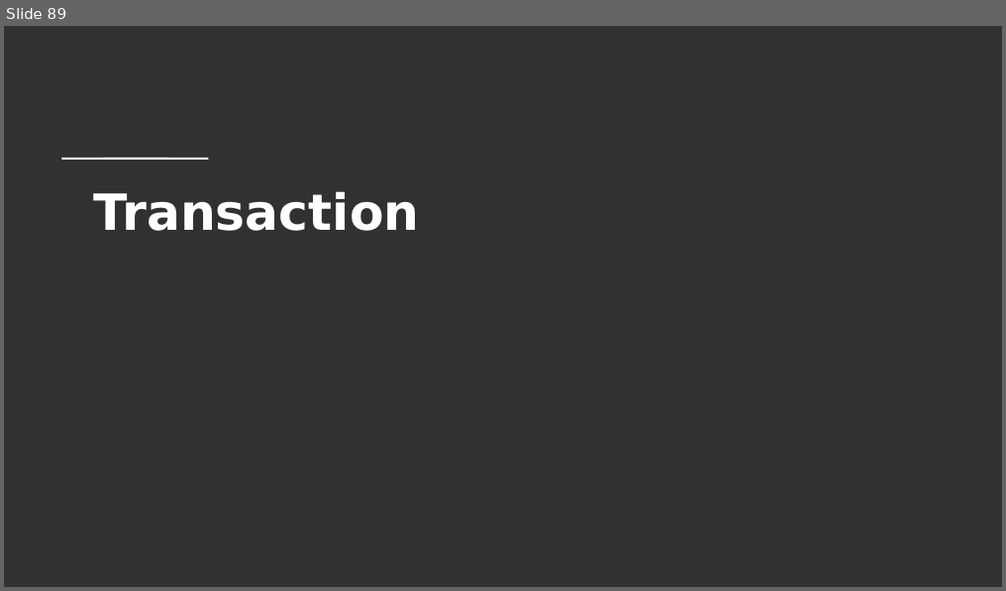
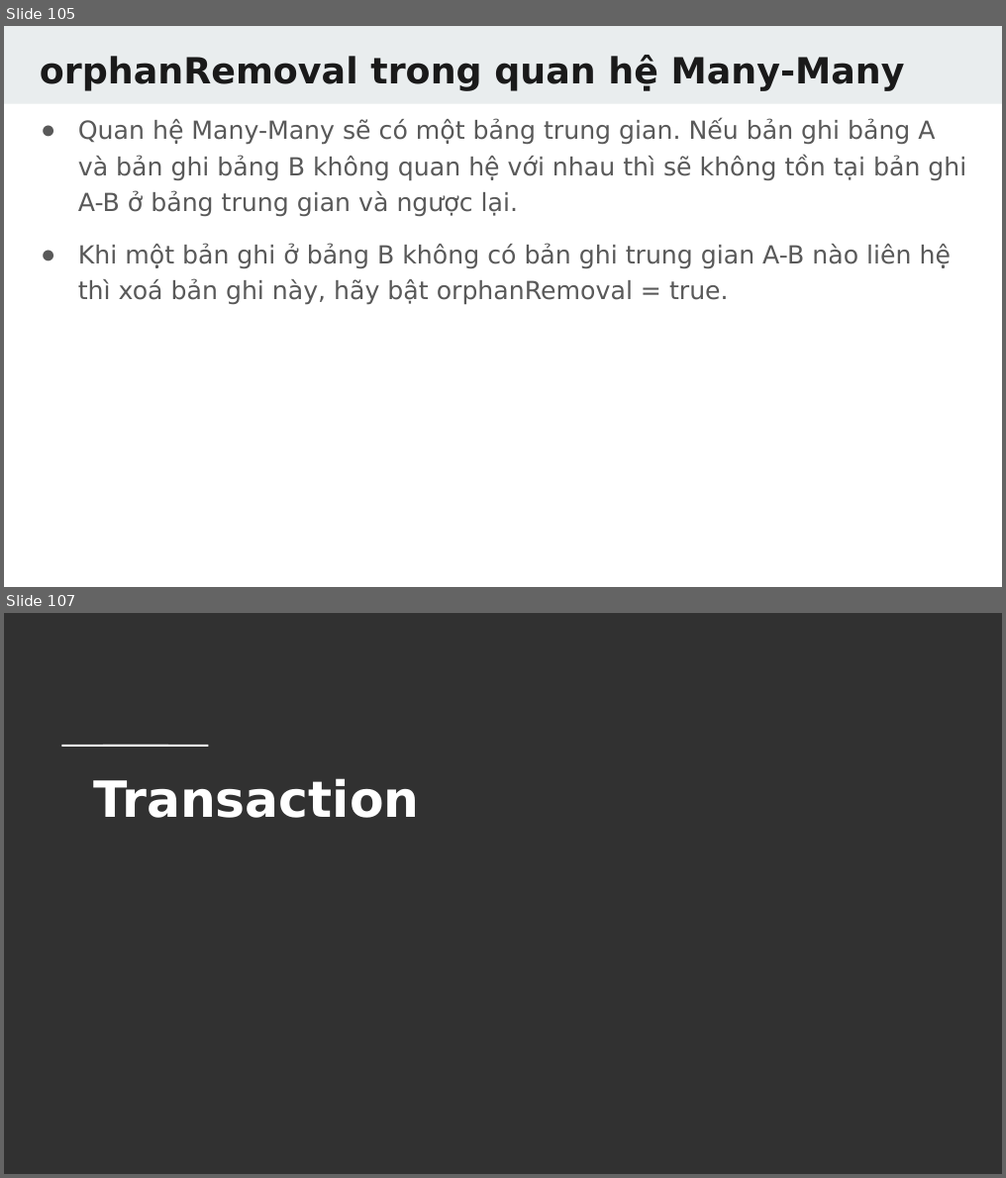
Before and after one commit to TechMaster/springboot2, a slide deck: 14 JPA/JPA.pptx. Shown one above the other, each under a label of ours: slide 89 before the commit, slides 105 and 107 after it; the slides between them are not shown. The pictures are 1006x591 and 1006x1178 pixels, drawn with LibreOffice and Linux fonts; fonts in the diff are those of the drawing; background and template pictures are left out. Boxes give left, top, right and bottom in pixels: in the first picture for what was removed or moved away, otherwise in the second. Text is boxed around its words. In the diff, an @@ line names an element or a change of style, - is before the commit and + after.

```diff
--- a/14 JPA/JPA.pptx
+++ b/14 JPA/JPA.pptx
@@ slide 105 added at [4, 26, 1002, 587], background #FFFFFF @@
@@ rectangle added at [4, 26, 1002, 104], fill #E9EDEE @@
@@ title added at [40, 55, 905, 90], 26 pt, text #1A1A1A, bold @@
+orphanRemoval trong quan hệ Many-Many
@@ text added at [78, 119, 966, 305], 18 pt, text #595959 @@
+● Quan hệ Many-Many sẽ có một bảng trung gian. Nếu bản ghi bảng A và bản ghi bảng B không quan hệ với nhau thì sẽ không tồn tại bản ghi A-B ở bảng trung gian và ngược lại.
+● Khi một bản ghi ở bảng B không có bản ghi trung gian A-B nào liên hệ thì xoá bản ghi này, hãy bật orphanRemoval = true.
@@ what was slide 89 is now slide 107 @@
```
Also in this commit, not shown: 3 slides changed, 19 other slides added, 2 slides removed, 12 other files.
